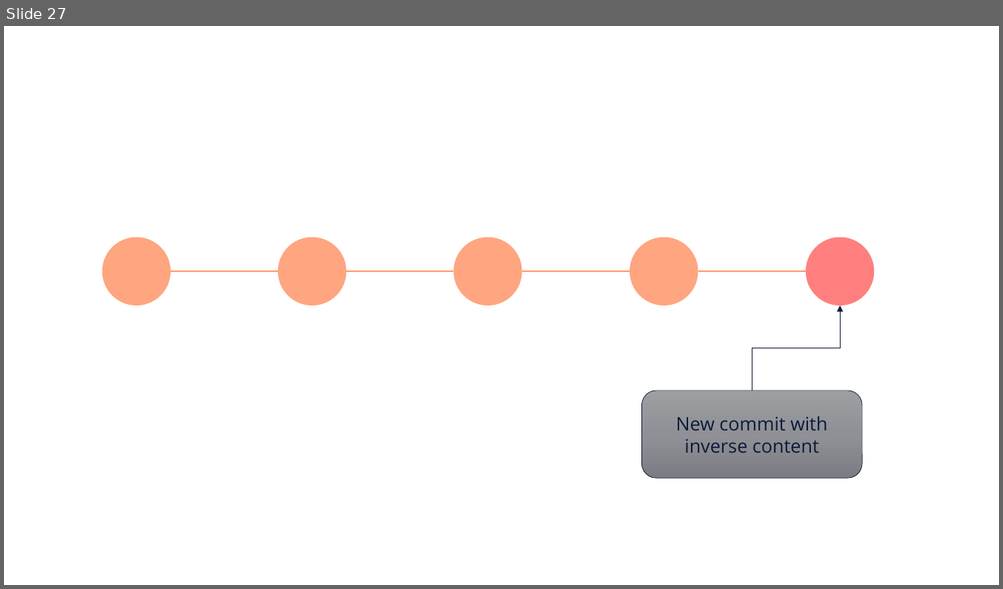
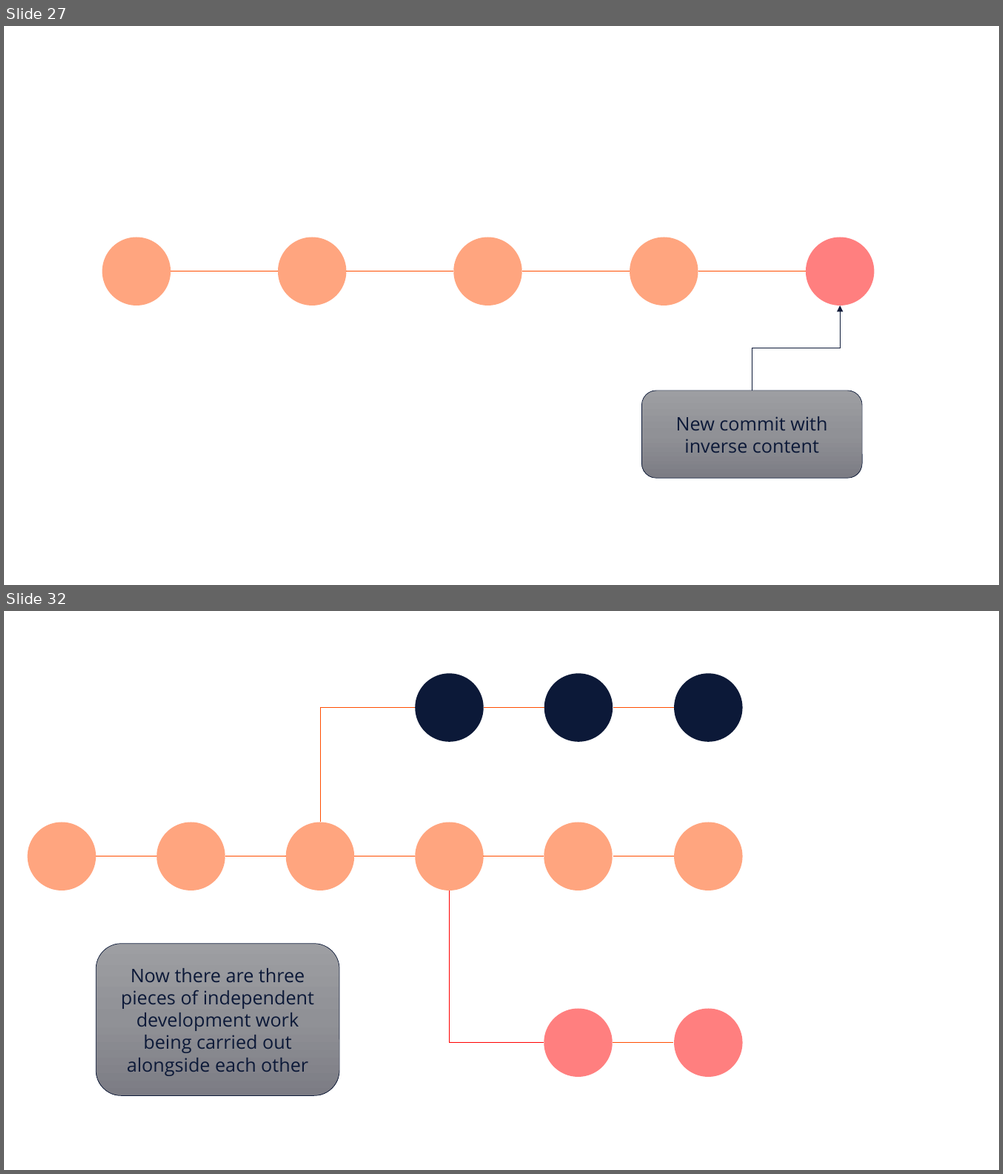
Before and after one commit to e815135/Shiny-App-Project, a slide deck: making basic workflow diagram.pptx. Shown one above the other, each under a label of ours: slide 27 before the commit, slides 27 and 32 after it; the slides between them are not shown. The pictures are 1003x589 and 1003x1174 pixels, drawn with LibreOffice and Linux fonts; fonts in the diff are those of the drawing. Boxes give left, top, right and bottom in pixels: in the first picture for what was removed or moved away, otherwise in the second. Text is boxed around its words. In the diff, an @@ line names an element or a change of style, - is before the commit and + after.

```diff
--- a/making basic workflow diagram.pptx
+++ b/making basic workflow diagram.pptx
@@ slide 32 added at (4, 611, 999, 1170), background #FFFFFF @@
@@ ellipse added at (415, 674, 484, 742), fill #0C1938 @@
@@ ellipse added at (544, 674, 613, 742), fill #0C1938 @@
@@ ellipse added at (674, 674, 743, 742), fill #0C1938 @@
@@ elbow line added from (320, 822) to (415, 708), #FF4D00 0.5 pt @@
@@ line added from (484, 708) to (544, 708), #FF4D00 0.5 pt @@
@@ line added from (614, 708) to (674, 708), #FF4D00 0.5 pt @@
@@ ellipse added at (415, 822, 484, 891), fill #FF4D00 at 50% opacity @@
@@ ellipse added at (544, 822, 613, 891), fill #FF4D00 at 50% opacity @@
@@ ellipse added at (674, 822, 743, 891), fill #FF4D00 at 50% opacity @@
@@ group added at (27, 822, 355, 891): 3 ellipses, 2 lines @@
@@ line added from (354, 857) to (415, 857), #FF4D00 0.5 pt @@
@@ line added from (483, 857) to (544, 857), #FF4D00 0.5 pt @@
@@ line added from (614, 857) to (674, 857), #FF4D00 0.5 pt @@
@@ elbow line added from (449, 891) to (544, 1043), #FF0000 0.5 pt @@
@@ rounded rectangle added at (96, 944, 339, 1096), fill gradient #9E9EA3 to #909196 to #7C7D84, outline #0C1938 0.5 pt, 18 pt, text #0C1938 @@
+Now there are three pieces of independent development work being carried out alongside each other
@@ ellipse added at (544, 1008, 613, 1077), fill #FF0000 at 50% opacity @@
@@ ellipse added at (674, 1008, 743, 1077), fill #FF0000 at 50% opacity @@
@@ line added from (612, 1043) to (673, 1043), #FF4D00 0.5 pt @@
```
Also in this commit, not shown: 4 other slides added, 9 other files.
